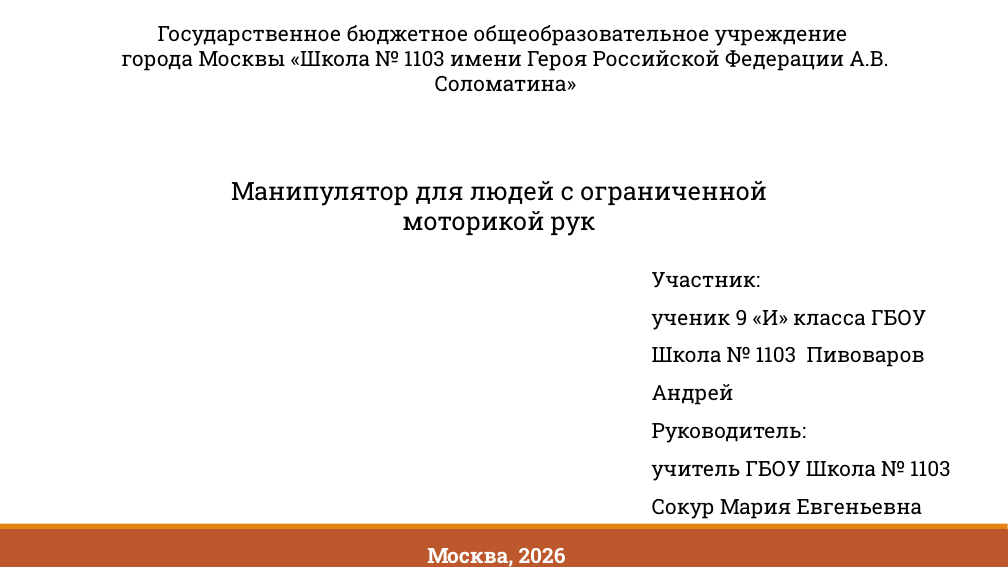
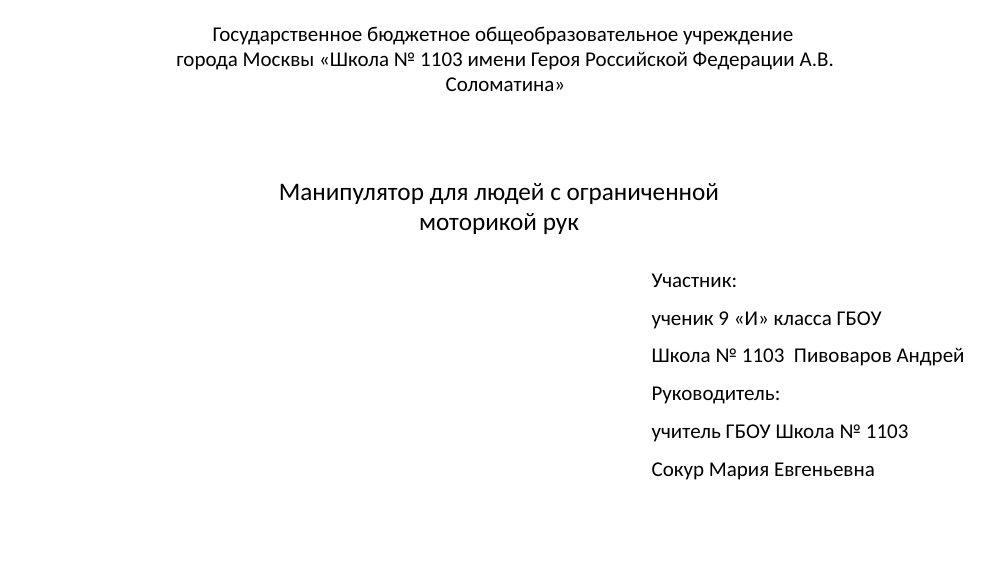
Before and after one commit to Zerocummer/Mmm-Yummers, a slide deck: slide 1 of Мышка для людей с ОВЗ/Документы/Презентация о манипуляторе другая.pptx. Drawn at 1008x567 pixels with LibreOffice and Linux fonts; fonts in the diff are those of the drawing. Boxes give left, top, right and bottom in pixels: in the first picture for what was removed or moved away, otherwise in the second. Text is boxed around its words. In the diff, an @@ line names an element or a change of style, - is before the commit and + after.

```diff
--- a/Мышка для людей с ОВЗ/Документы/Презентация о манипуляторе другая.pptx
+++ b/Мышка для людей с ОВЗ/Документы/Презентация о манипуляторе другая.pptx
@@ font Roboto Slab to Calibri in 3 elements at [176,26,834,91], [279,183,719,234], [652,273,965,480] @@
@@ rectangle removed at [97,352,933,362] @@
@@ rectangle removed at [0,529,1008,567] @@
@@ rectangle removed at [0,524,1008,529] @@
@@ text removed at [427,548,566,567] @@
-Москва, 2026
```
Also in this commit, not shown: 8 other slides changed, 11 other files.
